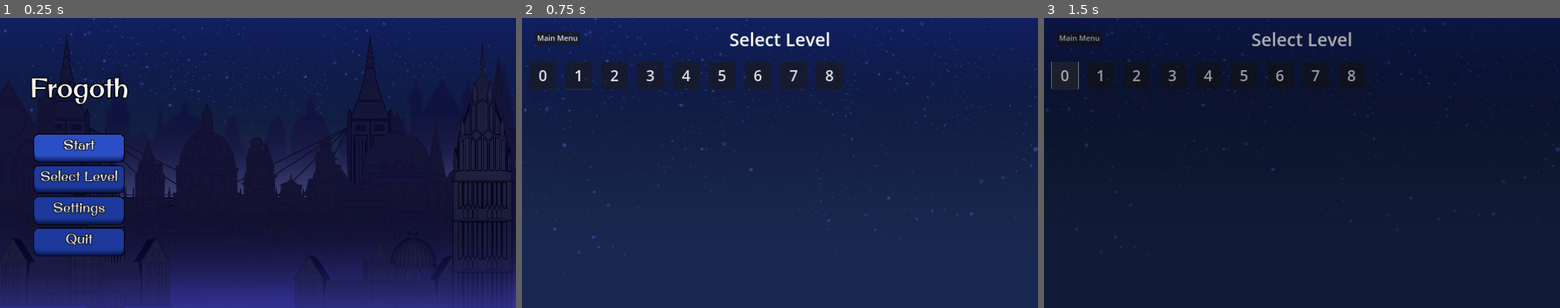
Above: before the commit, frames 1-3 (left to right).
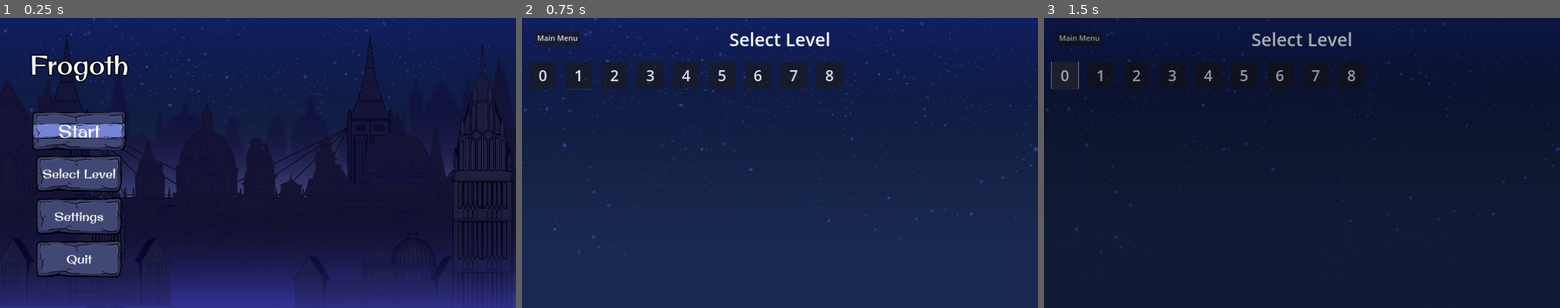
Above: after the commit, the same moments.

Repository: DerBrotDoktor/Frogoth
Game: Godot game, scene res://scenes/main/main.tscn
Same seed, same stepped clock (60 frames per second), same inputs: the game is played once before the commit and once after it.
Inputs:
- Up to frame 1 (0.25 s): no input
- Up to frame 2 (0.75 s): click "Select Level" at 0.5 s
- Up to frame 3 (1.5 s): click "0" at 1.25 s

The runs differ from the first frame. In frame 1, 11% of the frame differs, in the area x 5-25%, y 12-90%; in frame 2, nothing differs; in frame 3, nothing differs.

Commit message:
Changed: Main Menu Button

Diff:
--- a/scenes/menus/main_menu.tscn
+++ b/scenes/menus/main_menu.tscn
@@ -1,10 +1,13 @@
-[gd_scene load_steps=10 format=3 uid="uid://c7uqvsqtn5b6p"]
+[gd_scene load_steps=13 format=3 uid="uid://c7uqvsqtn5b6p"]
 
 [ext_resource type="FontFile" uid="uid://dkx15fd30kr63" path="res://assets/font/OriginalSurfer-Regular.ttf" id="1_4inao"]
 [ext_resource type="Script" path="res://scenes/menus/main_menu.gd" id="1_6s5vr"]
 [ext_resource type="Texture2D" uid="uid://m30ojk8eyhbr" path="res://assets/parallax/sky.png" id="2_xou8v"]
 [ext_resource type="Texture2D" uid="uid://dechd0hxshq2j" path="res://assets/parallax/paralax_1.png" id="3_npudr"]
 [ext_resource type="Texture2D" uid="uid://dnh4dfbpvvn6l" path="res://assets/parallax/paralax_2.png" id="4_5f8s3"]
+[ext_resource type="Texture2D" uid="uid://bfgpum7vih67h" path="res://assets/ui/buttons/button.png" id="6_yipjy"]
+[ext_resource type="Texture2D" uid="uid://0oyw7lpc3u77" path="res://assets/ui/buttons/button_pressed.png" id="7_1gb7r"]
+[ext_resource type="Texture2D" uid="uid://du2ffk8u3dgs3" path="res://assets/ui/buttons/button_hover.png" id="8_8cd5u"]
 
 [sub_resource type="StyleBoxFlat" id="StyleBoxFlat_wdcpn"]
 bg_color = Color(0.168627, 0.305882, 0.776471, 1)
@@ -119,38 +122,108 @@
 label_settings = SubResource("LabelSettings_0exlh")
 horizontal_alignment = 1
 
-[node name="StartButton" type="Button" parent="MarginContainer/VerticalContainer"]
-custom_minimum_size = Vector2(600, 180)
-layout_mode = 2
-size_flags_horizontal = 4
+[node name="StartButton" type="TextureButton" parent="MarginContainer/VerticalContainer"]
+custom_minimum_size = Vector2(600, 180)
+layout_mode = 2
+size_flags_vertical = 3
+size_flags_stretch_ratio = 0.0
 focus_neighbor_top = NodePath("../QuitButton")
 focus_neighbor_bottom = NodePath("../LevelSelectButton")
+texture_normal = ExtResource("6_yipjy")
+texture_pressed = ExtResource("7_1gb7r")
+texture_hover = ExtResource("8_8cd5u")
+texture_focused = ExtResource("8_8cd5u")
+stretch_mode = 6
+
+[node name="Label" type="Label" parent="MarginContainer/VerticalContainer/StartButton"]
+layout_mode = 1
+anchors_preset = 15
+anchor_right = 1.0
+anchor_bottom = 1.0
+grow_horizontal = 2
+grow_vertical = 2
+theme_override_fonts/font = ExtResource("1_4inao")
+theme_override_font_sizes/font_size = 120
 text = "Start"
-
-[node name="LevelSelectButton" type="Button" parent="MarginContainer/VerticalContainer"]
+horizontal_alignment = 1
+vertical_alignment = 1
+
+[node name="LevelSelectButton" type="TextureButton" parent="MarginContainer/VerticalContainer"]
 custom_minimum_size = Vector2(600, 180)
 layout_mode = 2
 size_flags_horizontal = 4
+size_flags_vertical = 4
 focus_neighbor_top = NodePath("../StartButton")
 focus_neighbor_bottom = NodePath("../SettingsButton")
+texture_normal = ExtResource("6_yipjy")
+texture_pressed = ExtResource("7_1gb7r")
+texture_hover = ExtResource("8_8cd5u")
+texture_focused = ExtResource("8_8cd5u")
+stretch_mode = 6
+
+[node name="Label2" type="Label" parent="MarginContainer/VerticalContainer/LevelSelectButton"]
+layout_mode = 1
+anchors_preset = 15
+anchor_right = 1.0
+anchor_bottom = 1.0
+grow_horizontal = 2
+grow_vertical = 2
+theme_override_fonts/font = ExtResource("1_4inao")
+theme_override_font_sizes/font_size = 85
 text = "Select Level"
-
-[node name="SettingsButton" type="Button" parent="MarginContainer/VerticalContainer"]
+horizontal_alignment = 1
+vertical_alignment = 1
+
+[node name="SettingsButton" type="TextureButton" parent="MarginContainer/VerticalContainer"]
 custom_minimum_size = Vector2(600, 180)
 layout_mode = 2
 size_flags_horizontal = 4
 focus_neighbor_top = NodePath("../LevelSelectButton")
 focus_neighbor_bottom = NodePath("../QuitButton")
-text = "Settings
-"
-
-[node name="QuitButton" type="Button" parent="MarginContainer/VerticalContainer"]
+texture_normal = ExtResource("6_yipjy")
+texture_pressed = ExtResource("7_1gb7r")
+texture_hover = ExtResource("8_8cd5u")
+texture_focused = ExtResource("8_8cd5u")
+stretch_mode = 6
+
+[node name="Label3" type="Label" parent="MarginContainer/VerticalContainer/SettingsButton"]
+layout_mode = 1
+anchors_preset = 15
+anchor_right = 1.0
+anchor_bottom = 1.0
+grow_horizontal = 2
+grow_vertical = 2
+theme_override_fonts/font = ExtResource("1_4inao")
+theme_override_font_sizes/font_size = 85
+text = "Settings"
+horizontal_alignment = 1
+vertical_alignment = 1
+
+[node name="QuitButton" type="TextureButton" parent="MarginContainer/VerticalContainer"]
 custom_minimum_size = Vector2(600, 180)
 layout_mode = 2
 size_flags_horizontal = 4
 focus_neighbor_top = NodePath("../SettingsButton")
 focus_neighbor_bottom = NodePath("../StartButton")
-text = "Quit"
+texture_normal = ExtResource("6_yipjy")
+texture_pressed = ExtResource("7_1gb7r")
+texture_hover = ExtResource("8_8cd5u")
+texture_focused = ExtResource("8_8cd5u")
+stretch_mode = 6
+
+[node name="Label3" type="Label" parent="MarginContainer/VerticalContainer/QuitButton"]
+layout_mode = 1
+anchors_preset = 15
+anchor_right = 1.0
+anchor_bottom = 1.0
+grow_horizontal = 2
+grow_vertical = 2
+theme_override_fonts/font = ExtResource("1_4inao")
+theme_override_font_sizes/font_size = 85
+text = "Quit
+"
+horizontal_alignment = 1
+vertical_alignment = 1
 
 [connection signal="visibility_changed" from="." to="." method="_on_visibility_changed"]
 [connection signal="button_up" from="MarginContainer/VerticalContainer/StartButton" to="." method="_on_start_button_button_up"]
Binary file added: assets/ui/buttons/button.png
Not shown, added: assets/ui/buttons/button.png.import
Binary file added: assets/ui/buttons/button_hover.png
Not shown, added: assets/ui/buttons/button_hover.png.import
Binary file added: assets/ui/buttons/button_pressed.png
Not shown, added: assets/ui/buttons/button_pressed.png.import
